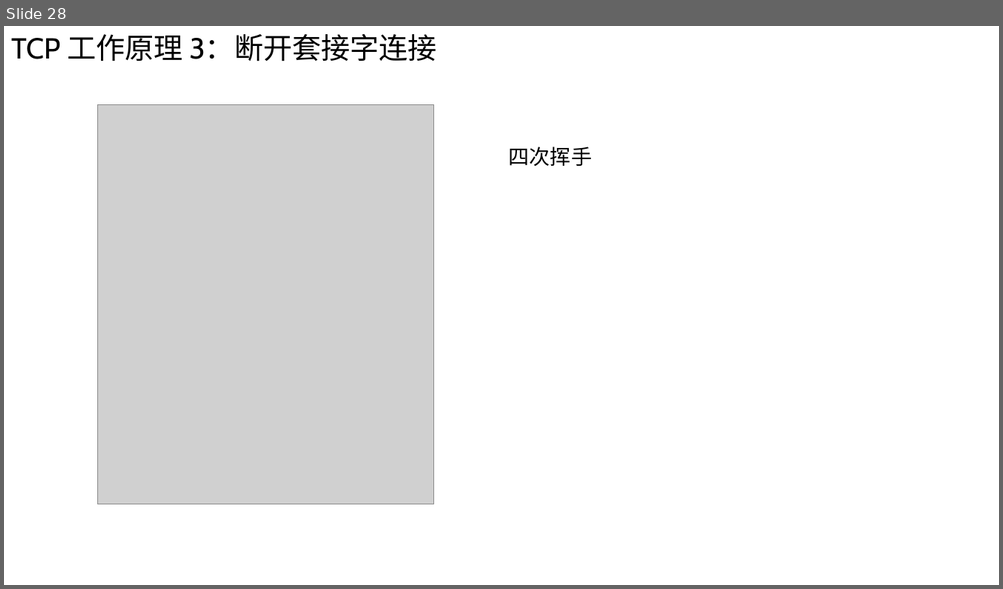
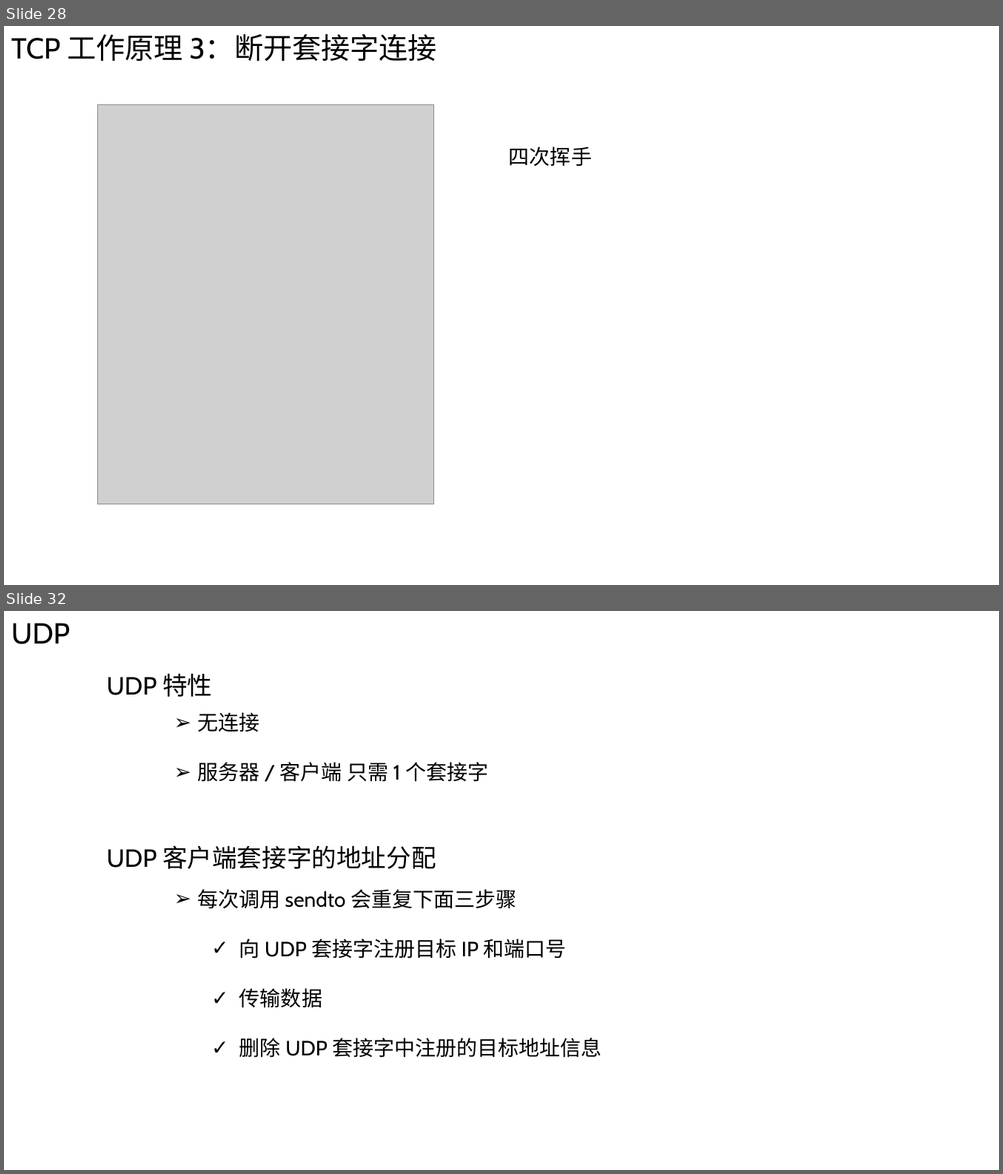
Before and after one commit to Chao200/TCP-IP-Network-Programming, a slide deck: TCP:IP 网络编程.pptx. Shown one above the other, each under a label of ours: slide 28 before the commit, slides 28 and 32 after it; the slides between them are not shown. The pictures are 1003x589 and 1003x1174 pixels, drawn with LibreOffice and Linux fonts; fonts in the diff are those of the drawing; grey boxes stand for pictures. Boxes give left, top, right and bottom in pixels: in the first picture for what was removed or moved away, otherwise in the second. Text is boxed around its words. In the diff, an @@ line names an element or a change of style, - is before the commit and + after.

```diff
--- a/TCP:IP 网络编程.pptx
+++ b/TCP:IP 网络编程.pptx
@@ slide 32 added at (x1=4, y1=611, x2=999, y2=1170), background #FFFFFF @@
@@ text added at (x1=11, y1=623, x2=70, y2=644), 28 pt, text #000000 @@
+UDP
@@ text added at (x1=107, y1=673, x2=212, y2=697), 24 pt, text #000000 @@
+UDP 特性
@@ text added at (x1=197, y1=712, x2=488, y2=782), 20 pt, text #000000 @@
+➢ 无连接
+➢ 服务器 / 客户端 只需 1 个套接字
@@ text added at (x1=107, y1=846, x2=436, y2=869), 24 pt, text #000000 @@
+UDP 客户端套接字的地址分配
@@ text added at (x1=197, y1=889, x2=602, y2=1058), 20 pt, text #000000 @@
+➢ 每次调用 sendto 会重复下面三步骤
+  ✓ 向 UDP 套接字注册目标 IP 和端口号
+  ✓ 传输数据
+  ✓ 删除 UDP 套接字中注册的目标地址信息
```
Also in this commit, not shown: 4 other slides added, 3 slides removed.
